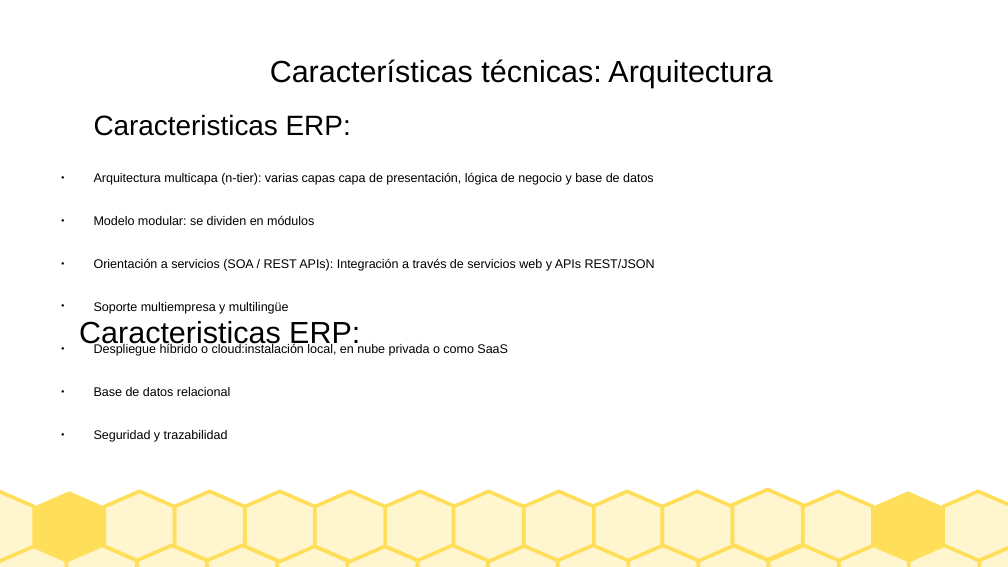
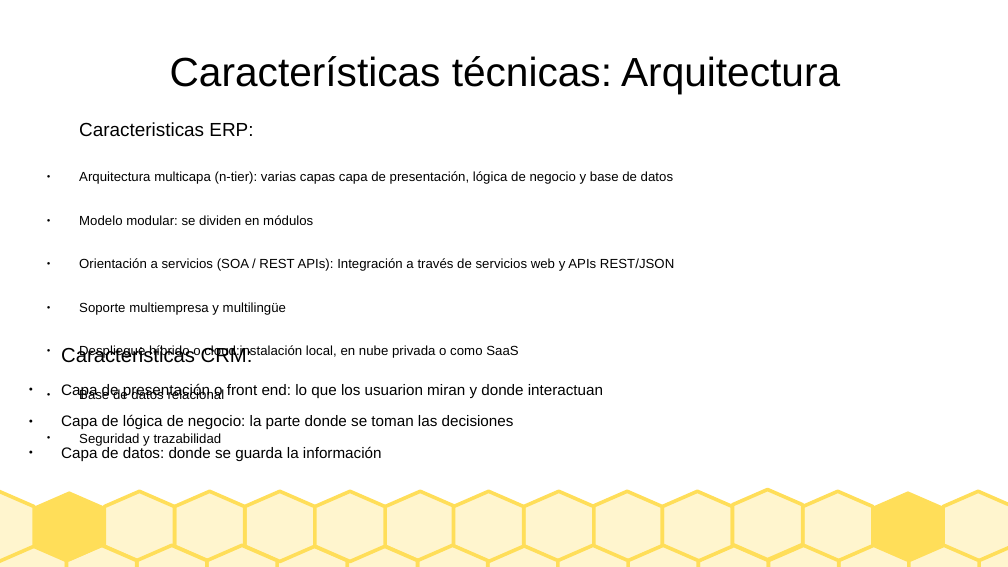
Before and after one commit to Borja-68/asignaturas, a slide deck: slide 13 of sistemas empresa/Presentacion_SAGE.odp. Drawn at 1008x567 pixels with LibreOffice and Linux fonts; fonts in the diff are those of the drawing. Boxes give left, top, right and bottom in pixels: in the first picture for what was removed or moved away, otherwise in the second. Text is boxed around its words. In the diff, an @@ line names an element or a change of style, - is before the commit and + after.

```diff
--- a/sistemas empresa/Presentacion_SAGE.odp
+++ b/sistemas empresa/Presentacion_SAGE.odp
@@ title "Características técnicas: Arquitectura": place and size @@
-title "Características técnicas: Arquitectura" at (270, 59, 772, 88)
+title "Características técnicas: Arquitectura" at (170, 56, 840, 93)
@@ title "Características técnicas: Arquitectura" at (170, 56, 840, 93): size 24 to 32 pt @@
@@ text "Caracteristicas ERP:": place and size @@
-text "Caracteristicas ERP:" at (94, 114, 655, 442)
+text "Caracteristicas ERP:" at (79, 122, 674, 446)
@@ text "Caracteristicas ERP:" at (79, 122, 674, 446): size 22 to 14.9 pt in "Caracteristicas ERP:"; size 9.9 to 10.4 pt @@
@@ text removed at (79, 321, 360, 349) @@
-Caracteristicas ERP:
@@ text added at (61, 383, 603, 461), 12 pt, text #000000 @@
+Caracteristicas CRM:
+● Capa de presentación o front end: lo que los usuarion miran y donde interactuan
+● Capa de lógica de negocio: la parte donde se toman las decisiones
+● Capa de datos: donde se guarda la información
```
Also in this commit, not shown: 8 other slides changed, 5 slides added, 2 other files.
